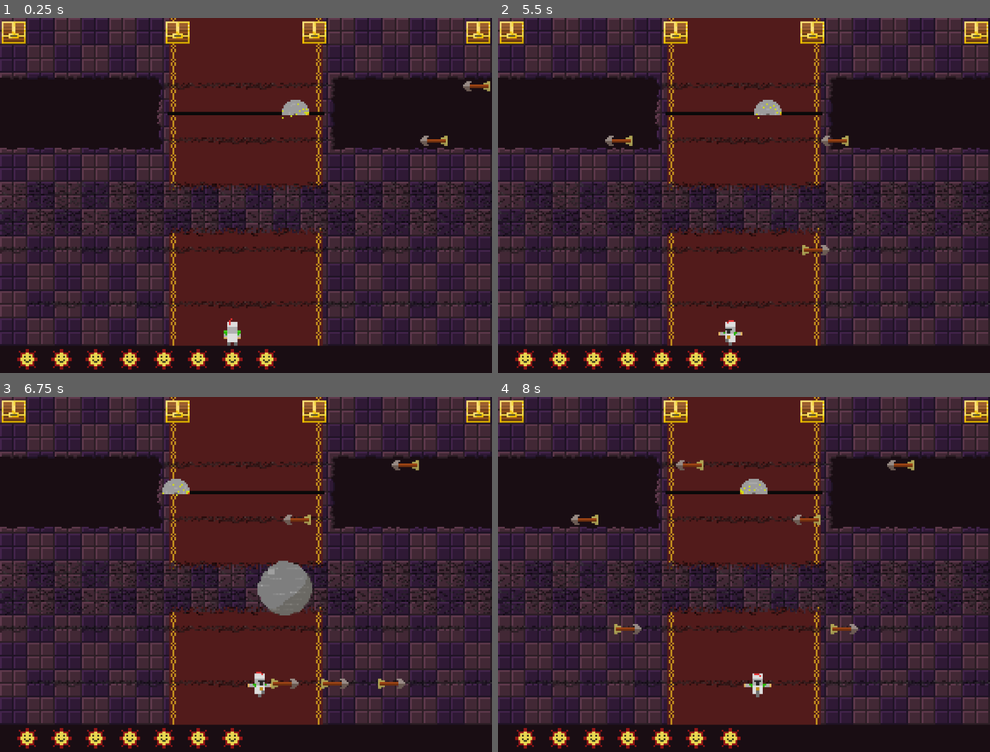
Above: before the commit, frames 1-4 (two rows, left to right).
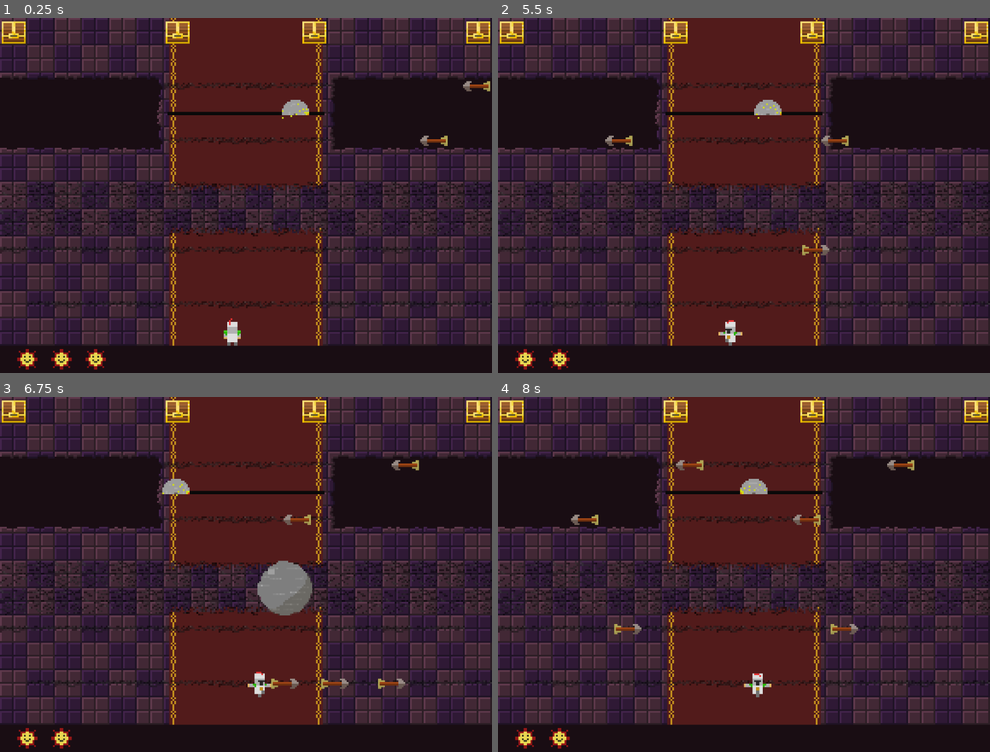
Above: after the commit, the same moments.

Repository: Miloro/frogger_godot
Game: Godot game, scene res://src/escenas/main.tscn
The game is run twice, just before and just after one commit, with the same random seed, the same clock (stepped at 60 frames per second) and the same inputs.
Inputs:
- Up to frame 1 (0.25 s): no input
- Up to frame 2 (5.5 s): hold Right (right) 0.53-1.28 s; hold Down (down) 1.28-2.03 s; hold Right (right) 2.03-2.78 s; hold Up (up) 2.78-3.53 s; hold Left (left) 3.53-5.03 s; hold Down (down) from 5.03 s (still down)
- Up to frame 3 (6.75 s): release Down (down) at 5.78 s; hold Right (right) 5.78-6.53 s; hold Up (up) from 6.53 s (still down)
- Up to frame 4 (8 s): release Up (up) at 7.28 s; hold Right (right) from 7.28 s (still down)

The runs differ from the first frame. In frame 1, 0.7% of the frame differs, in the area x 24-57%, y 93-100%; in frame 2, 0.7%; in frame 3, 0.7%; in frame 4, 0.7%.

Commit message:
se modifica el readme

Diff:
--- a/src/escenas/main.tscn
+++ b/src/escenas/main.tscn
@@ -12,6 +12,7 @@
 [ext_resource type="PackedScene" uid="uid://boiixlp2658gy" path="res://src/escenas/sierra.tscn" id="9_o65dt"]
 [ext_resource type="PackedScene" uid="uid://ct5pes38ymqv2" path="res://src/escenas/hud.tscn" id="10_je4du"]
 [ext_resource type="PackedScene" uid="uid://5qaby8r0c7qo" path="res://src/escenas/caida.tscn" id="12_ahkch"]
+[ext_resource type="AudioStream" uid="uid://dyo0jx3lnlrg6" path="res://sonido/Midnight Road.wav" id="13_w8yc1"]
 
 [node name="main" type="Node"]
 
@@ -34,7 +35,6 @@
 
 [node name="jugador" parent="." instance=ExtResource("2_blyxm")]
 position = Vector2(136, 184)
-vidas = 8
 
 [node name="spawner_obstaculos" type="Node" parent="."]
 script = ExtResource("3_xmnem")
@@ -81,4 +81,11 @@
 [node name="caida" parent="." instance=ExtResource("12_ahkch")]
 position = Vector2(48, 48)
 
+[node name="sound_mananger" type="Node" parent="."]
+
+[node name="AudioStreamPlayer" type="AudioStreamPlayer" parent="."]
+stream = ExtResource("13_w8yc1")
+volume_db = -15.637
+autoplay = true
+
 [connection signal="area_entered" from="caida" to="jugador" method="_on_caida_area_entered"]
Not shown, added: sonido/Midnight Road - Loop.wav.import
Not shown, added: sonido/Midnight Road.wav.import
Not shown: 1 places in src/escenas/main.tscn that only renumber resources
Not shown, changed: README.md
Not shown, added: sonido/Midnight Road - Loop.wav
Not shown, added: sonido/Midnight Road.wav
